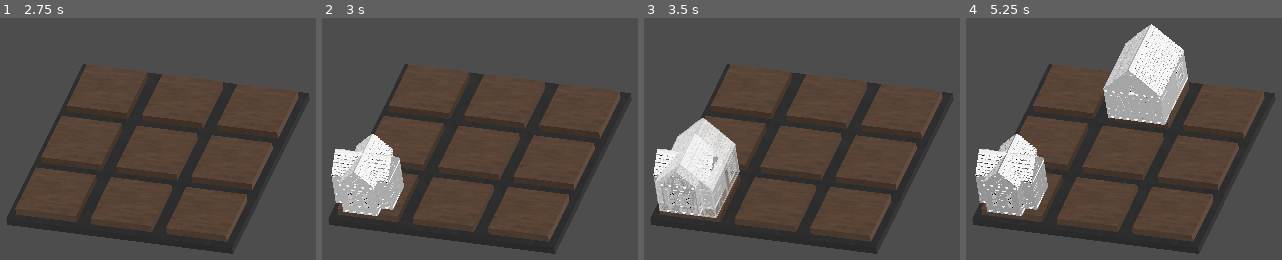
Above: before the commit, frames 1-4 (left to right).
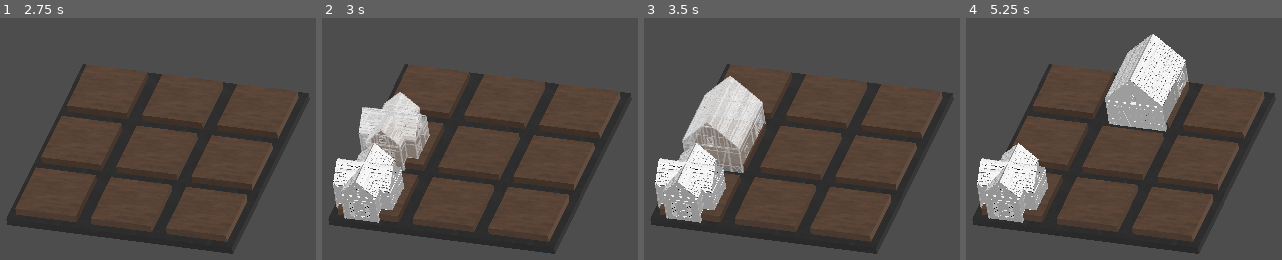
Above: after the commit, the same moments.

Repository: YackeP/godot-modular-steamcar-game
Game: Godot game, scene res://Levels/grid_placement_level.tscn
Two runs of this game, one before a commit and one after it. Both use one fixed random seed, a clock stepped at 60 frames per second and the inputs below.
Inputs (mouse positions are in pixels of both pictures, inside the frame that each line leads up to):
- Up to frame 1 (2.75 s): tap Enter at 0.5, 2 s; move the mouse to (312, 63) at 0.52 s; tap 1 at 0.6, 1.55, 2.1 s; click (312, 63) at 0.67 s; tap 2 at 0.8, 1.35, 2.3 s; tap Space at 1.25 s; move the mouse to (outside the picture) at 1.27 s; click (outside the picture) at 1.42 s; move the mouse to (outside the picture) at 2.02 s; click (outside the picture) at 2.17 s
- Up to frame 2 (3 s): tap Space at 2.75 s; move the mouse to (416, 175) at 2.77 s; tap 2 at 2.85 s; click (416, 175) at 2.92 s
- Up to frame 3 (3.5 s): tap 1 at 3.05 s
- Up to frame 4 (5.25 s): tap Enter at 3.5 s; move the mouse to (outside the picture) at 3.52 s; tap 1 at 3.6, 4.55, 5.1 s; click (outside the picture) at 3.67 s; tap 2 at 3.8, 4.35 s; tap Space at 4.25 s; move the mouse to (outside the picture) at 4.27 s; click (outside the picture) at 4.42 s; move the mouse to (1142, 85) at 5.02 s; click (1142, 85) at 5.17 s

Frame 1 is identical in both runs. In frame 2, 7.2% of the frame differs, in the area x 2-35%, y 30-85%; in frame 3, 10%, in the area x 2-39%, y 23-85%; in frame 4, 7.2%.

Commit message:
Add a script that disabled GridSpace once something is placed on them. Restrict GridPlacement to only placing elements on tiles

Diff:
--- a/Scenes/GridSpace.tscn
+++ b/Scenes/GridSpace.tscn
@@ -1,5 +1,6 @@
-[gd_scene load_steps=6 format=3 uid="uid://jmr48tafi0tm"]
+[gd_scene load_steps=7 format=3 uid="uid://jmr48tafi0tm"]
 
+[ext_resource type="Script" path="res://Scripts/GridSpace.gd" id="1_rgjiu"]
 [ext_resource type="Texture2D" uid="uid://do2wrlhp6xg3w" path="res://Textures/Soapstone01_MR_1K/Soapstone01_1K_BaseColor.png" id="1_uxobi"]
 [ext_resource type="Texture2D" uid="uid://cmw3f2q75sva2" path="res://Textures/Wood10_MR_1K/Wood10_1K_BaseColor.png" id="2_j42bb"]
 
@@ -12,7 +13,9 @@
 [sub_resource type="BoxShape3D" id="BoxShape3D_8g7n8"]
 size = Vector3(1, 0.322945, 1)
 
-[node name="GridSpace" type="StaticBody3D"]
+[node name="GridSpace" type="StaticBody3D" node_paths=PackedStringArray("collider")]
+script = ExtResource("1_rgjiu")
+collider = NodePath("CollisionShape3D")
 
 [node name="CSGBox3D" type="CSGBox3D" parent="."]
 transform = Transform3D(1, 0, 0, 0, 0.1, 0, 0, 0, 1, 0, 0, 0)
--- a/Scripts/GridPlacementController.gd
+++ b/Scripts/GridPlacementController.gd
@@ -17,50 +17,48 @@
 
 func _physics_process(delta) -> void:
 	if selectedHouseScene != null:
-		var result: Dictionary = getObjectHitByMouse()
+		var hitGridSpace = getGridSpaceHitByMouse()
 
-		if !result.is_empty():
-			var result_pos = result['position']
+		if hitGridSpace != null:
 			if houseGhost == null:
-				createGhost(houseGhostScene1 if selectedHouseScene == houseScene1 else houseGhostScene2)
+				_createGhost(houseGhostScene1 if selectedHouseScene == houseScene1 else houseGhostScene2)
 
-			houseGhost.position = getNearestGridPosition(result_pos)
+			houseGhost.position = getNearestGridPosition(hitGridSpace.position)
 		elif houseGhost != null:
-			removeGhost()
+			_removeGhost()
 
 
 func _input(event):
 	if event is InputEventKey:
 		if event.keycode == KEY_1:
 			selectedHouseScene = houseScene1
-			removeGhost()
-			createGhost(houseGhostScene1)
+			_removeGhost()
+			_createGhost(houseGhostScene1)
 		elif event.keycode == KEY_2:
 			selectedHouseScene = houseScene2
-			removeGhost()
-			createGhost(houseGhostScene2)
+			_removeGhost()
+			_createGhost(houseGhostScene2)
 
 	elif event is InputEventMouseButton and event.pressed and event.button_index == 1 and selectedHouseScene != null:
-		print("Clicked button")
-		var result: Dictionary = getObjectHitByMouse()
+		var hitGridSpace = getGridSpaceHitByMouse()
 
-		if !result.is_empty():
-			var result_pos = result['position']
-			createGridObject(selectedHouseScene, result_pos)
-			print(result)
+		if hitGridSpace != null:
+			hitGridSpace.takeSpace()
+			_createGridObject(selectedHouseScene, hitGridSpace.position)
+			print(hitGridSpace)
 
 
-func removeGhost() -> void:
+func _removeGhost() -> void:
 	if( houseGhost != null):
 		houseGhost.queue_free()
 		remove_child(houseGhost)
 
-func createGhost(ghost: PackedScene) -> void:
+func _createGhost(ghost: PackedScene) -> void:
 	var ghostInstance = ghost.instantiate()
 	houseGhost = ghostInstance
 	add_child(ghostInstance)
 
-func createGridObject(object: PackedScene, pos: Vector3) -> void:
+func _createGridObject(object: PackedScene, pos: Vector3) -> void:
 	var objectInstance = object.instantiate()
 	add_child(objectInstance)
 	objectInstance.position = getNearestGridPosition(pos)
@@ -76,3 +74,11 @@
 	var to = from + camera.project_ray_normal(mousePos) * ray_length
 	var space_state = get_world_3d().direct_space_state
 	return space_state.intersect_ray(PhysicsRayQueryParameters3D.create(from, to))
+
+func getGridSpaceHitByMouse() -> GridSpace:
+	var objectHitByMouse = getObjectHitByMouse()
+	if objectHitByMouse.is_empty():
+		return null
+	if objectHitByMouse['collider'] is GridSpace:
+		return objectHitByMouse['collider'] as GridSpace
+	return null
--- /dev/null
+++ b/Scripts/GridSpace.gd
@@ -0,0 +1,8 @@
+extends StaticBody3D
+
+class_name GridSpace
+
+@export var collider: CollisionShape3D
+
+func takeSpace() -> void:
+	collider.disabled = true
